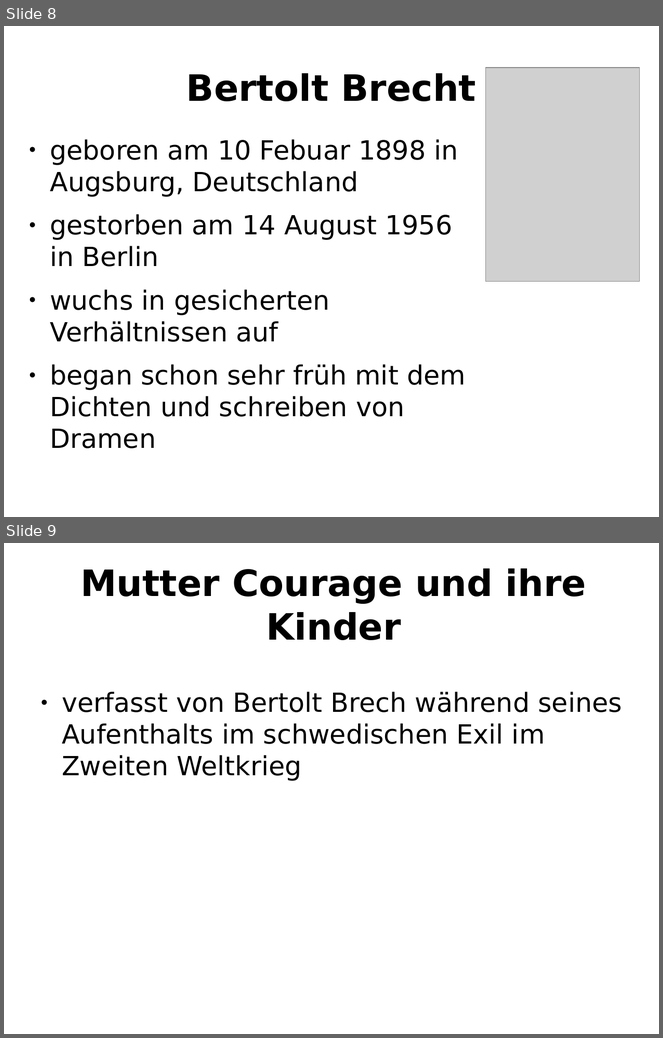
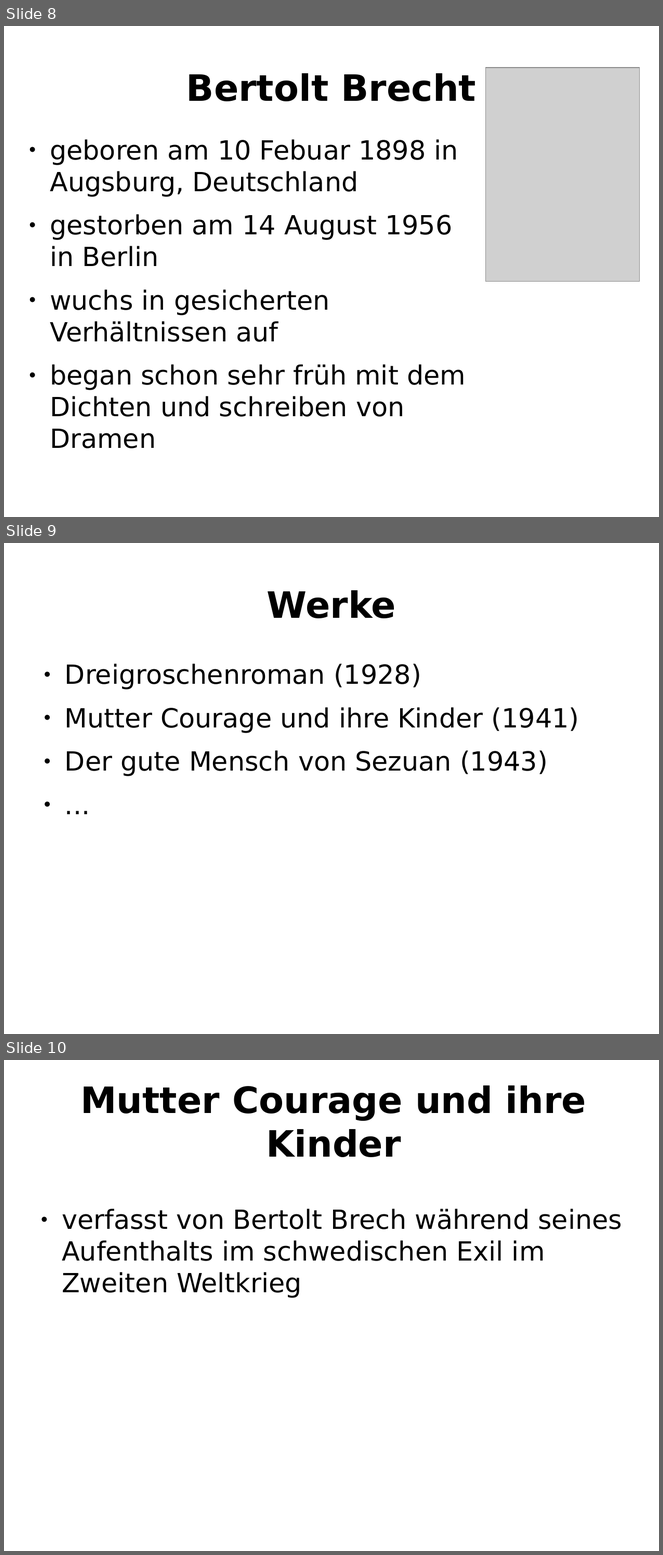
Before and after one commit to onixion/school, a slide deck: Deutsch/Referat_EpischesTheater/powerpoint/main.odp. Shown one above the other, each under a label of ours: slides 8 and 9 before the commit, slides 8, 9 and 10 after it. The pictures are 663x1038 and 663x1555 pixels, drawn with LibreOffice and Linux fonts; fonts in the diff are those of the drawing; grey boxes stand for pictures. Boxes give left, top, right and bottom in pixels: in the first picture for what was removed or moved away, otherwise in the second. Text is boxed around its words. In the diff, an @@ line names an element or a change of style, - is before the commit and + after.

```diff
--- a/Deutsch/Referat_EpischesTheater/powerpoint/main.odp
+++ b/Deutsch/Referat_EpischesTheater/powerpoint/main.odp
@@ slide 9 added at (4,543,659,1034), background #FFFFFF @@
@@ title added at (267,590,396,618), 44 pt, text #000000, bold @@
+Werke
@@ text added at (65,664,580,776), 32 pt, text #000000 @@
+● Dreigroschenroman (1928)
+● Mutter Courage und ihre Kinder (1941)
+● Der gute Mensch von Sezuan (1943)
+● ...
@@ what was slide 9 is now slide 10 @@
```
Also in this commit, not shown: 1 slide changed, 5 other slides added, 1 slide removed, 4 other files.
